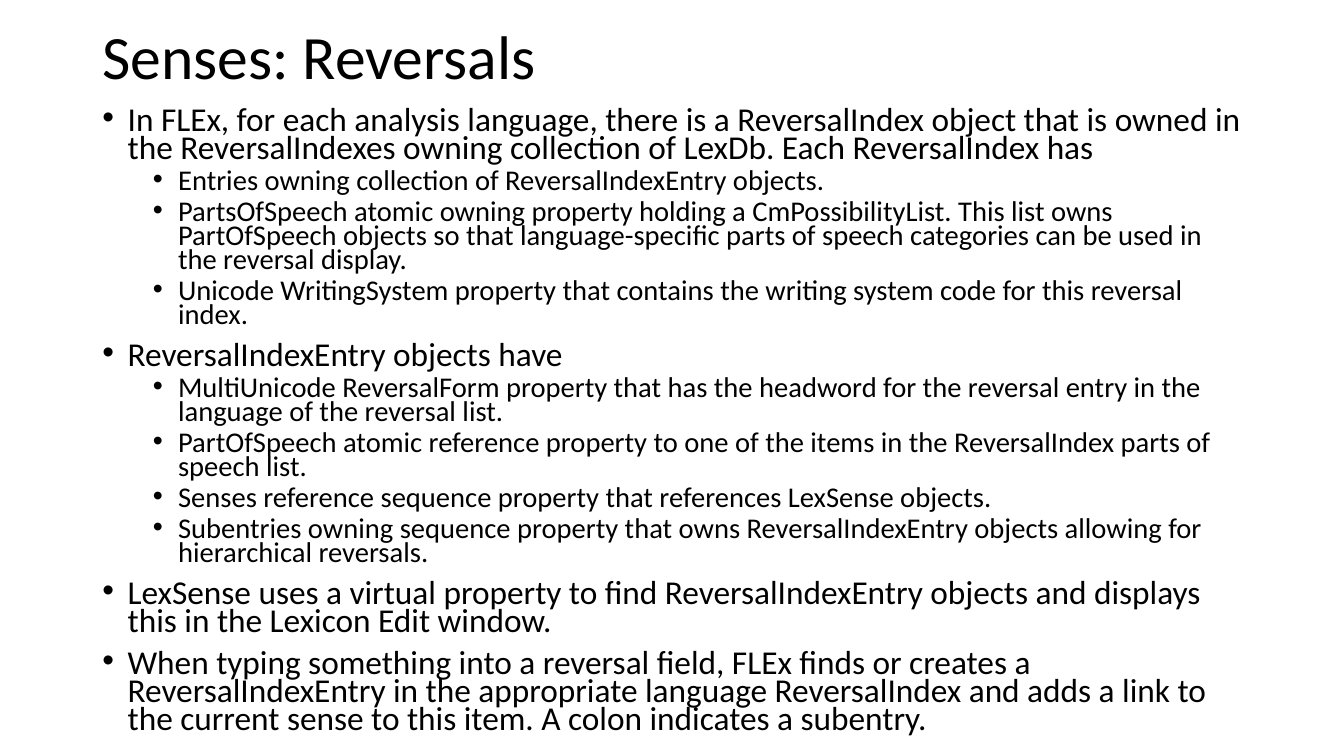
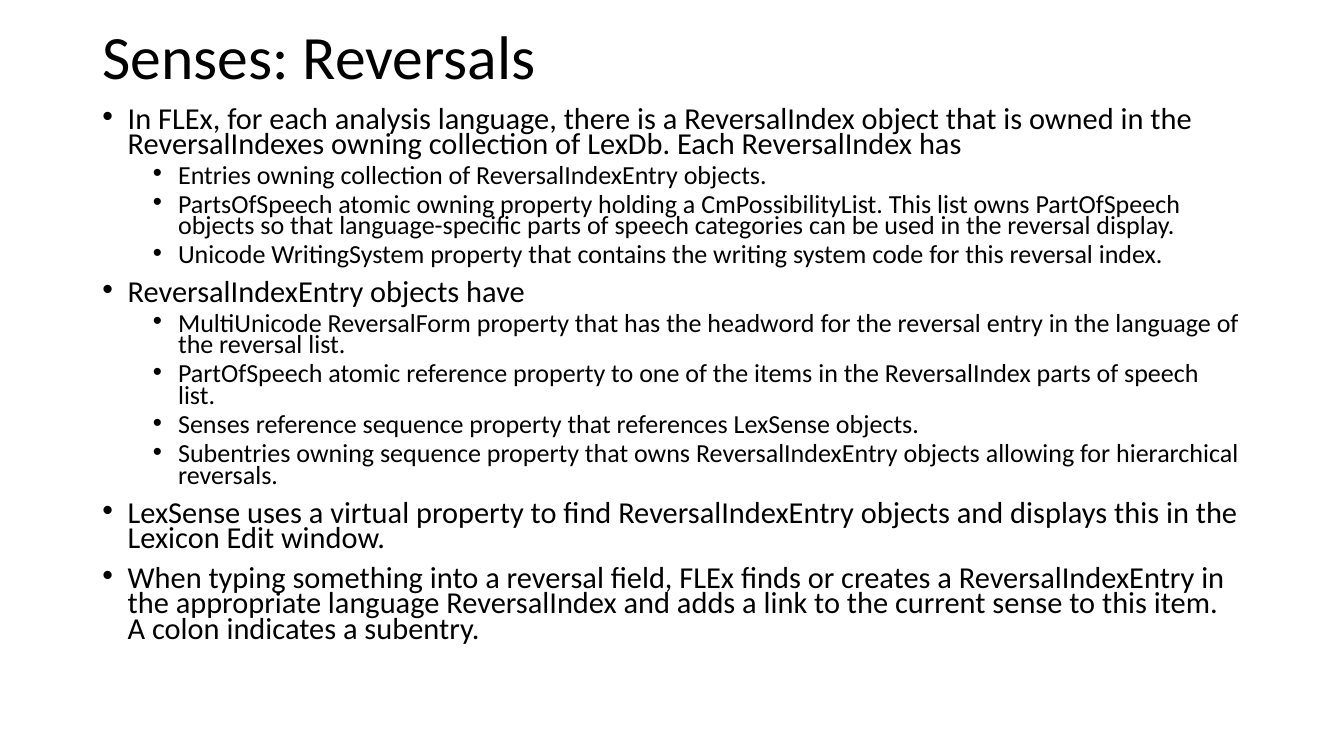
Before and after one commit to sillsdev/FwDocumentation, a slide deck: slide 42 of HelpResourcesSources/TechnicalNotes/FLEx 9.1 Conceptual Model - Lexicon model.pptx. Drawn at 1344x756 pixels with LibreOffice and Linux fonts; fonts in the diff are those of the drawing. Boxes give left, top, right and bottom in pixels: in the first picture for what was removed or moved away, otherwise in the second. Text is boxed around its words. In the diff, an @@ line names an element or a change of style, - is before the commit and + after.

```diff
--- a/HelpResourcesSources/TechnicalNotes/FLEx 9.1 Conceptual Model - Lexicon model.pptx
+++ b/HelpResourcesSources/TechnicalNotes/FLEx 9.1 Conceptual Model - Lexicon model.pptx
@@ text "In FLEx, for each analysis ..." at (128,108,1239,644): size 23.8 to 21.7 pt in "In FLEx, for each analysis language, there ...", "ReversalIndexEntry objects have", "LexSense uses a virtual property to find ...", "When typing something into a reversal field, ..."; size 20.4 to 18.6 pt in "Entries owning collection of ReversalIndexEntry objects.", "PartsOfSpeech atomic owning property holding a CmPossibility ...", "Unicode WritingSystem property that contains the writing ...", "MultiUnicode ReversalForm property that has the headword ..." and 3 more places @@
```
Also in this commit, not shown: 1 other slide changed, 1 slide added, 5 other files.
